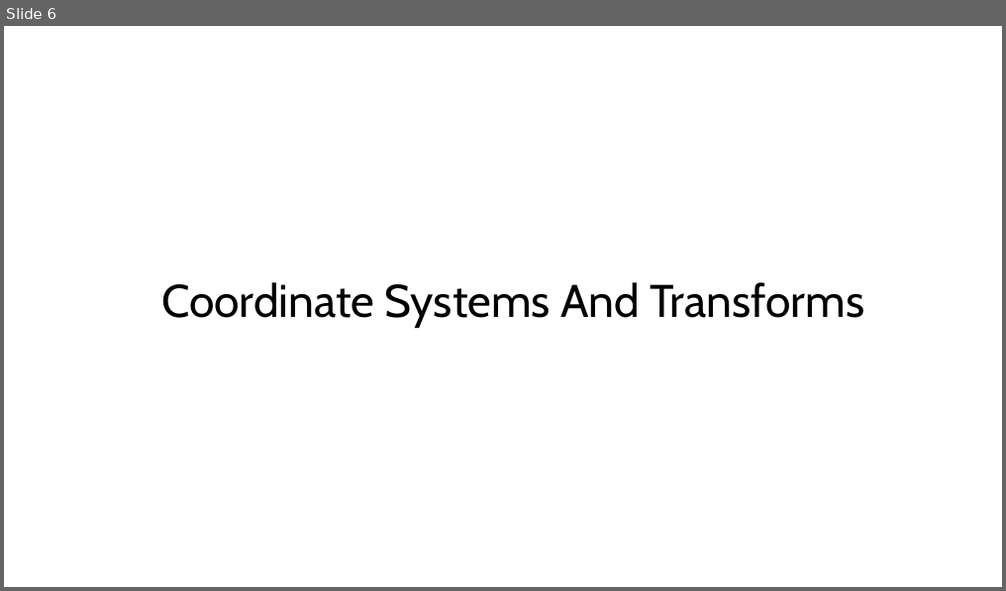
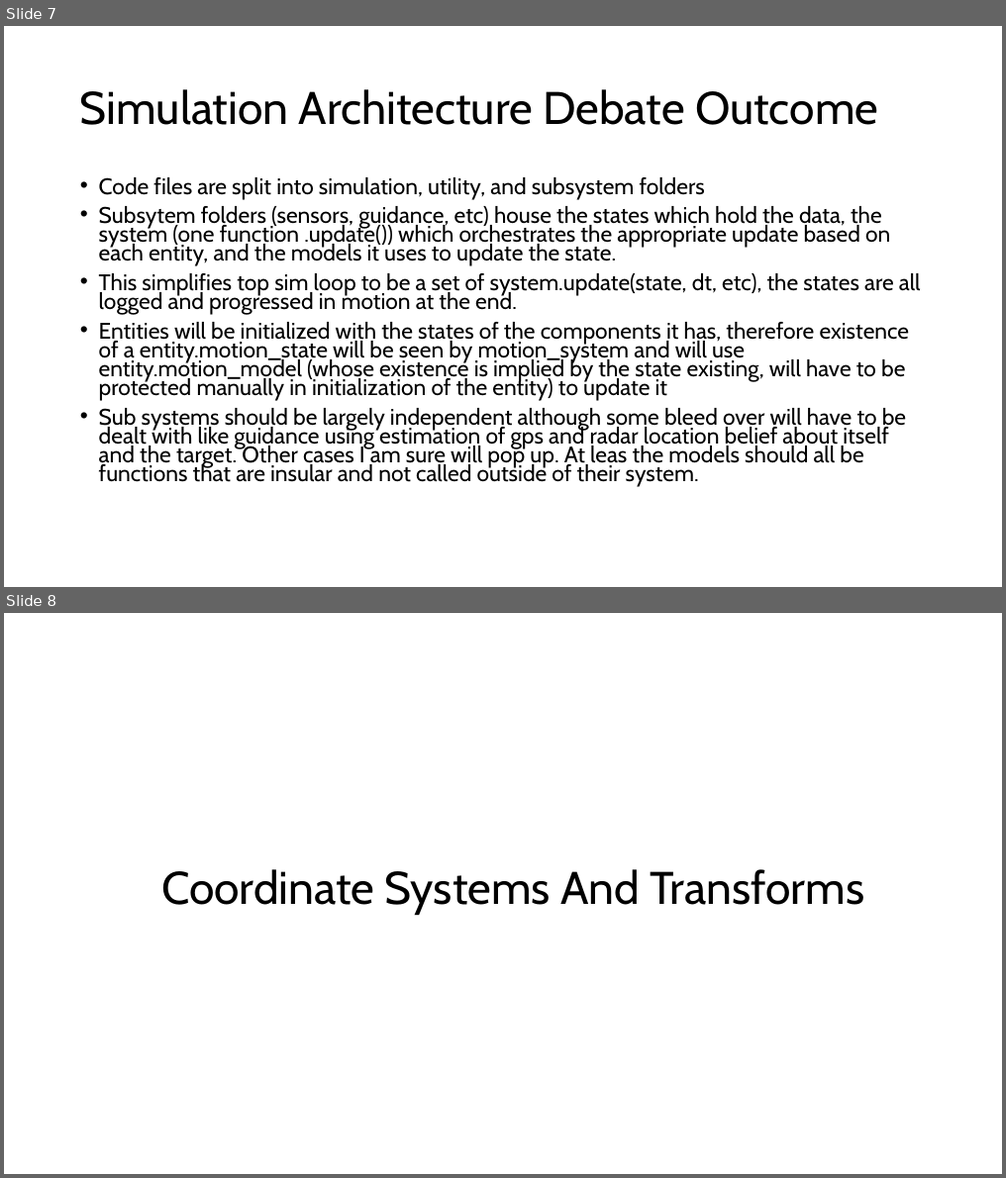
Before and after one commit to jeremyjestel/apogee, a slide deck: docs/Apogee_Progession.pptx. Shown one above the other, each under a label of ours: slide 6 before the commit, slides 7 and 8 after it. The pictures are 1006x591 and 1006x1178 pixels, drawn with LibreOffice and Linux fonts; fonts in the diff are those of the drawing. Boxes give left, top, right and bottom in pixels: in the first picture for what was removed or moved away, otherwise in the second. Text is boxed around its words. In the diff, an @@ line names an element or a change of style, - is before the commit and + after.

Commit message:
Massive file hierarchy overhaul but very happy with outcome, modular base for growing the math and states is in good shape, next redefining entities based on states and models.

```diff
--- a/docs/Apogee_Progession.pptx
+++ b/docs/Apogee_Progession.pptx
@@ slide 7 added at <box>4,26,1002,587</box>, background #FFFFFF @@
@@ title added at <box>80,89,878,125</box>, 44 pt, text #000000 @@
+Simulation Architecture Debate Outcome
@@ text added at <box>99,177,921,487</box>, 21.7 pt, text #000000 @@
+• Code files are split into simulation, utility, and subsystem folders
+• Subsytem folders (sensors, guidance, etc) house the states which hold the data, the system (one function .update()) which orchestrates the appropriate update based on each entity, and the models it uses to update the state.
+• This simplifies top sim loop to be a set of system.update(state, dt, etc), the states are all logged and progressed in motion at the end.
+• Entities will be initialized with the states of the components it has, therefore existence of a entity.motion_state will be seen by motion_system and will use entity.motion_model (whose existence is implied by the state existing, will have to be protected manually in initialization of the entity) to update it
+• Sub systems should be largely independent although some bleed over will have to be dealt with like guidance using estimation of gps and radar location belief about itself and the target. Other cases I am sure will pop up. At leas the models should all be functions that are insular and not called outside of their system.
@@ what was slide 6 is now slide 8 @@
```
Also in this commit, not shown: 1 other slide added, 48 other files.
